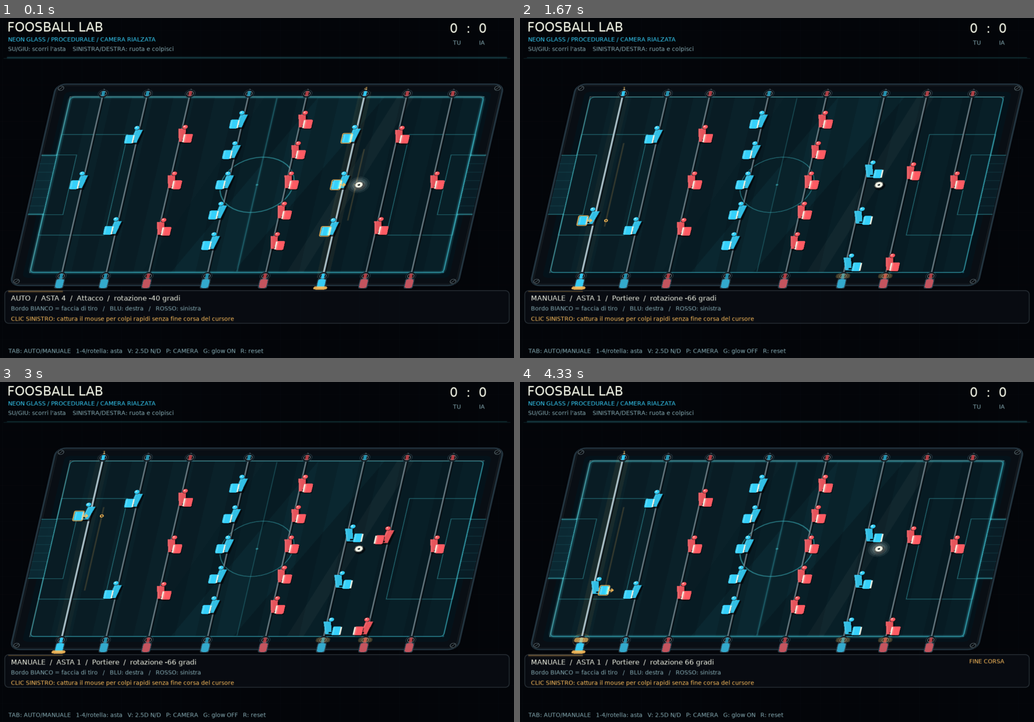
Above: before the commit, frames 1-4 (two rows, left to right).
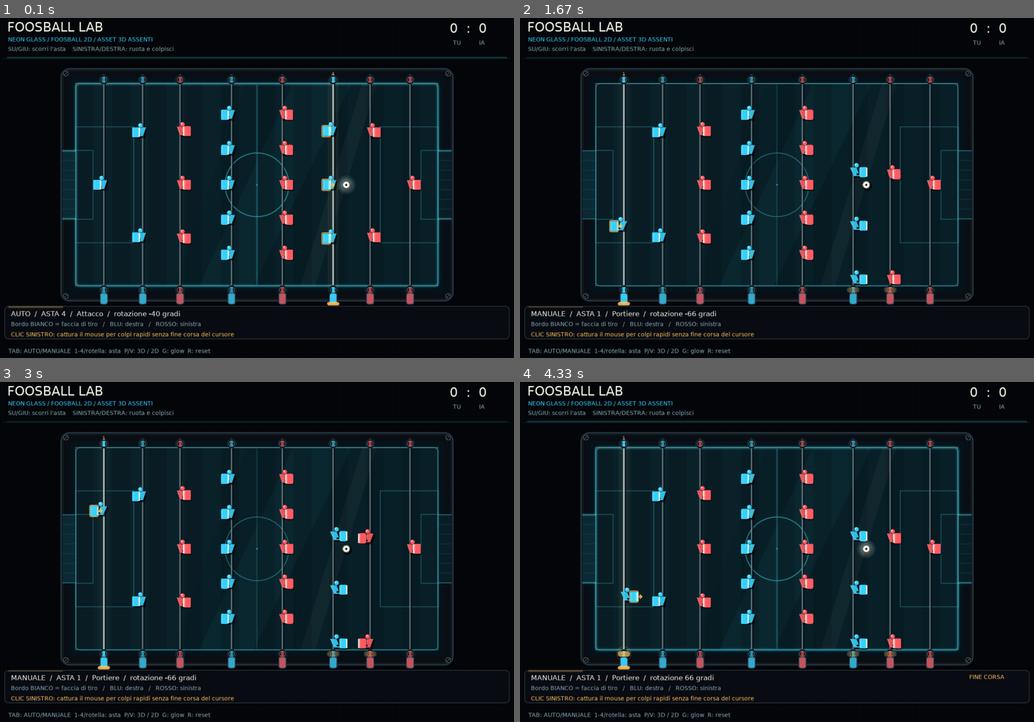
Above: after the commit, the same moments.

Repository: Askeladd22/FoosballPhysicsLab
Game: LÖVE game, started from main.lua
Two runs of this game, one before a commit and one after it. Both use one fixed random seed, a clock stepped at 60 frames per second and the inputs below.
Inputs (mouse positions are in pixels of both pictures, inside the frame that each line leads up to):
- Up to frame 1 (0.1 s): no input
- Up to frame 2 (1.67 s): tap V at 0.33 s; hold Right 0.67-1.13 s; move the mouse to (777, 211) at 0.7 s; tap 1 at 1.17 s; hold Right from 1.5 s (still down); move the mouse to (612, 269) at 1.53 s; tap G at 1.65 s
- Up to frame 3 (3 s): release Right at 1.97 s; hold Left 2-2.53 s; move the mouse to (318, 582) at 2.03 s; hold Left 2.57-2.97 s; move the mouse to (267, 433) at 2.6 s
- Up to frame 4 (4.33 s): hold Right 3-3.63 s; move the mouse to (586, 541) at 3.03 s; tap G at 3.15 s; hold Left 3.67-4.13 s; move the mouse to (777, 592) at 3.7 s; hold Right from 4.17 s (still down); move the mouse to (977, 684) at 4.2 s

The runs differ from the first frame. In frame 1, 20% of the frame differs, in the area x 0-100%, y 5-99%; in frame 2, 18%; in frame 3, 18%; in frame 4, 21%.

Commit message:
feat(foosball): true 3D native GPU meshes by default; disable fake sprite camera

Diff:
--- a/main.lua
+++ b/main.lua
@@ -17,11 +17,14 @@
 local Layout=require("layout")
 local Camera=require("camera")
 local Theme=require("theme")
-local MeshArt=require("mesh_art")
+local MeshArt=require("mesh_art") -- retained only for optional old experiments
+local ThreeD=require("renderer3d")
 local lg=love.graphics
 local match
 local accumulator=0
 local STEP=1/120
+local frameLimit=nil
+local frameCount=0
 local debugDraw=false
 local fonts={}
 local colors=Theme.colors
@@ -243,8 +246,9 @@
 local function hud(w,h)
     local r=match.rods[match.selected]
     text("FOOSBALL LAB",36,18,fonts.title,colors.cream)
-    text("NEON GLASS / "..(MeshArt.active() and "TABLE SOCCER - SPRITE 2.5D" or "PROCEDURALE")..
-        " / CAMERA "..(Camera.isOblique() and "RIALZATA" or "TOP-DOWN"),38,58,fonts.small,colors.human)
+    local display=ThreeD.active() and "TABLE SOCCER - MESH 3D REALI / PROSPETTIVA" or
+        (ThreeD.loaded and "FOOSBALL 2D / MODELLO 3D PAUSATO" or "FOOSBALL 2D / ASSET 3D ASSENTI")
+    text("NEON GLASS / "..display,38,58,fonts.small,colors.human)
     text("SU/GIU: scorri l'asta    SINISTRA/DESTRA: ruota e colpisci",
         38,81,fonts.small,colors.muted)
     local score=tostring(match.score[1]).."  :  "..tostring(match.score[2])
@@ -277,7 +281,9 @@
         text(string.format("PALLA IRRAGGIUNGIBILE - RIMESSA FRA %.1f s",remain),
             45,bottom+27,fonts.small,colors.gold)
     else
-        text("Bordo BIANCO = faccia di tiro   /   BLU: destra   /   ROSSO: sinistra",
+        text(ThreeD.active() and
+            "GEOMETRIA 3D REALE: 8 ASTE MOBILI / PALLA FISICA 2D" or
+            "Bordo BIANCO = faccia di tiro   /   BLU: destra   /   ROSSO: sinistra",
             45,bottom+27,fonts.small,colors.muted)
     end
     local captured=love.mouse.getRelativeMode()
@@ -286,9 +292,7 @@
     -- In the screenshot the pointer was still free: bright guidance explains
     -- why rotation stops when the OS cursor reaches the window edge.
     text(help,45,bottom+52,fonts.small,colors.gold)
-    text("TAB: AUTO/MANUALE   1-4/rotella: asta   V: 2.5D "..
-        (MeshArt.loaded and (MeshArt.active() and "ON" or "OFF") or "N/D")..
-        "   P: CAMERA   G: glow "..(Theme.glowEnabled and "ON" or "OFF").."   R: reset",
+    text("TAB: AUTO/MANUALE  1-4/rotella: asta  P/V: 3D / 2D  G: glow  R: reset",
         39,h-38,fonts.small,colors.muted)
     if match.phase=="goal" or match.phase=="finished" then
         local message=match.phase=="finished" and
@@ -308,8 +312,22 @@
     fonts.normal=lg.newFont(17)
     fonts.small=lg.newFont(14)
     match=Model.new()
-    MeshArt.load()
-    love.window.setTitle("FOOSBALL LAB | Neon Glass")
+    -- The real 3D OBJ rigs replace all former sprite-based 2.5D illustrations.
+    -- Source/converted third-party meshes stay private in local_assets/3d.
+    Camera.setMode("topdown")
+    local real3d=ThreeD.load()
+    if not real3d then
+        print("Foosball 3D unavailable: "..tostring(ThreeD.error))
+    end
+    for _,value in pairs(rawget(_G,"arg") or {}) do
+        local frames=tostring(value):match("^%-%-frames=(%d+)$")
+        if frames then frameLimit=tonumber(frames) end
+        if value=="--require-3d" then
+            assert(real3d,"Expected true 3D renderer: "..tostring(ThreeD.error))
+        end
+    end
+    love.window.setTitle(real3d and
+        "FOOSBALL LAB | Table Soccer TRUE 3D" or "FOOSBALL LAB | 2D fallback")
 end
 function love.update(dt)
     accumulator=accumulator+math.min(dt,0.08)
@@ -320,19 +338,33 @@
         n=n+1
     end
     if n==12 then accumulator=0 end
+    if frameLimit then
+        frameCount=frameCount+1
+        if frameCount>=frameLimit and love.event and love.event.quit then
+            print("PASS: native LÖVE "..(ThreeD.active() and "TRUE 3D" or "2D")..
+                " frame smoke ("..frameCount.." frames)")
+            love.event.quit(0)
+        end
+    end
 end
 function love.draw()
     local ox,oy,scale,w,h=transform()
     lg.clear(colors.background[1],colors.background[2],colors.background[3])
     Theme.drawBackdrop(lg,w,h)
-    lg.push()
-    lg.translate(ox,oy)
-    lg.scale(scale)
-    Camera.apply(lg)
-    pitch()
-    rods()
-    drawBall()
-    lg.pop()
+    if ThreeD.active() then
+        -- TRUE GPU vertex meshes, depth buffer, perspective shader.
+        -- Never superimpose old pre-rendered 2.5D sprites in this mode.
+        ThreeD.draw(match,w,h)
+    else
+        lg.push()
+        lg.translate(ox,oy)
+        lg.scale(scale)
+        Camera.apply(lg)
+        pitch()
+        rods()
+        drawBall()
+        lg.pop()
+    end
     hud(w,h)
 end
 function love.mousemoved(_,_,dx,dy)
@@ -363,10 +395,10 @@
         debugDraw=not debugDraw
     elseif key=="g" then
         Theme.glowEnabled=not Theme.glowEnabled
-    elseif key=="v" then
-        MeshArt.toggle()
-    elseif key=="p" then
-        Camera.toggle()
+    elseif key=="v" or key=="p" then
+        -- A/B test: original geometry in perspective vs honest flat 2D.
+        -- Camera/rig selection never resets simulation or scores.
+        ThreeD.toggle()
     elseif key=="-" or key=="kp-" then
         match.mouseSensitivity.angle=math.max(0.007,match.mouseSensitivity.angle-0.002)
     elseif key=="=" or key=="+" or key=="kp+" then
